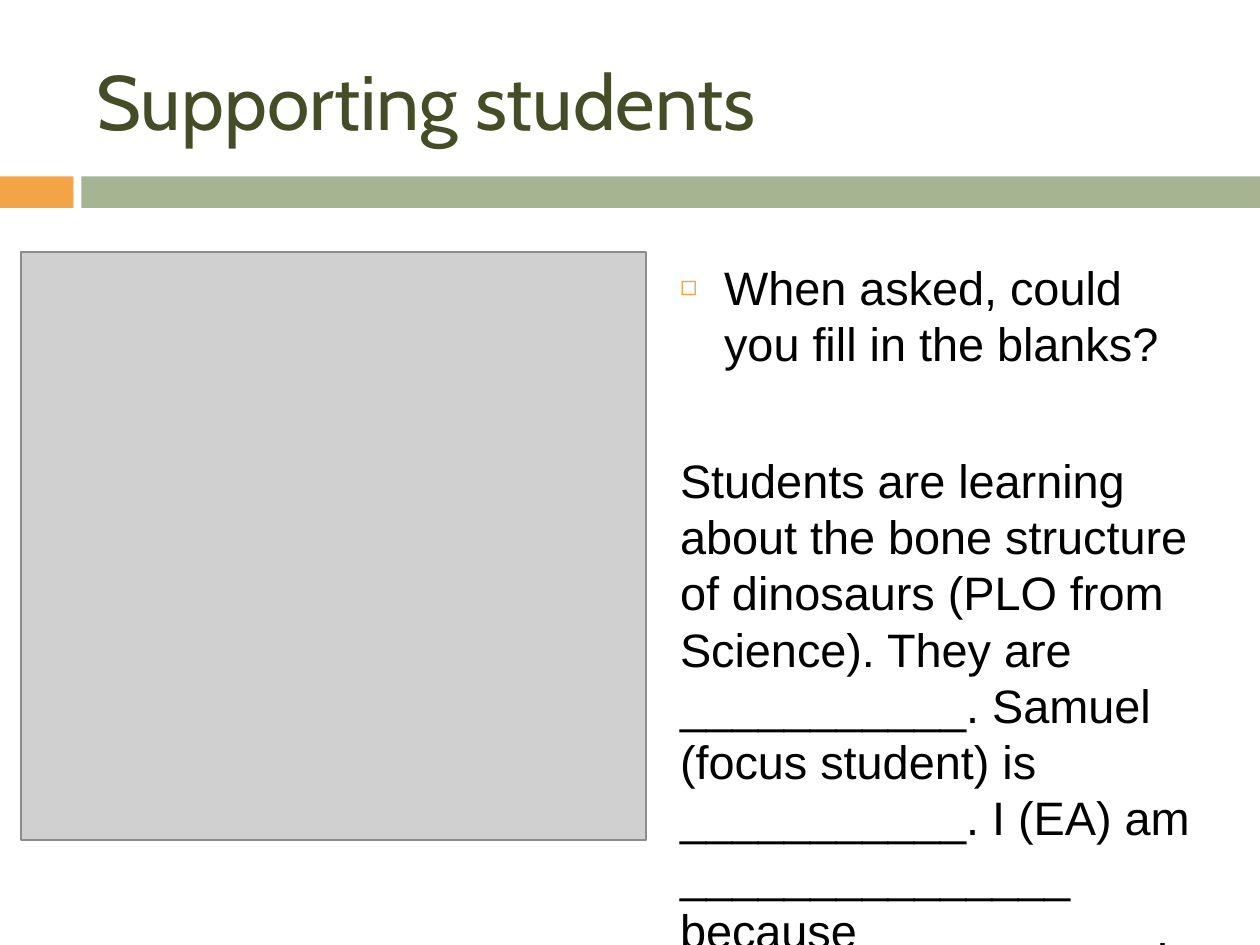
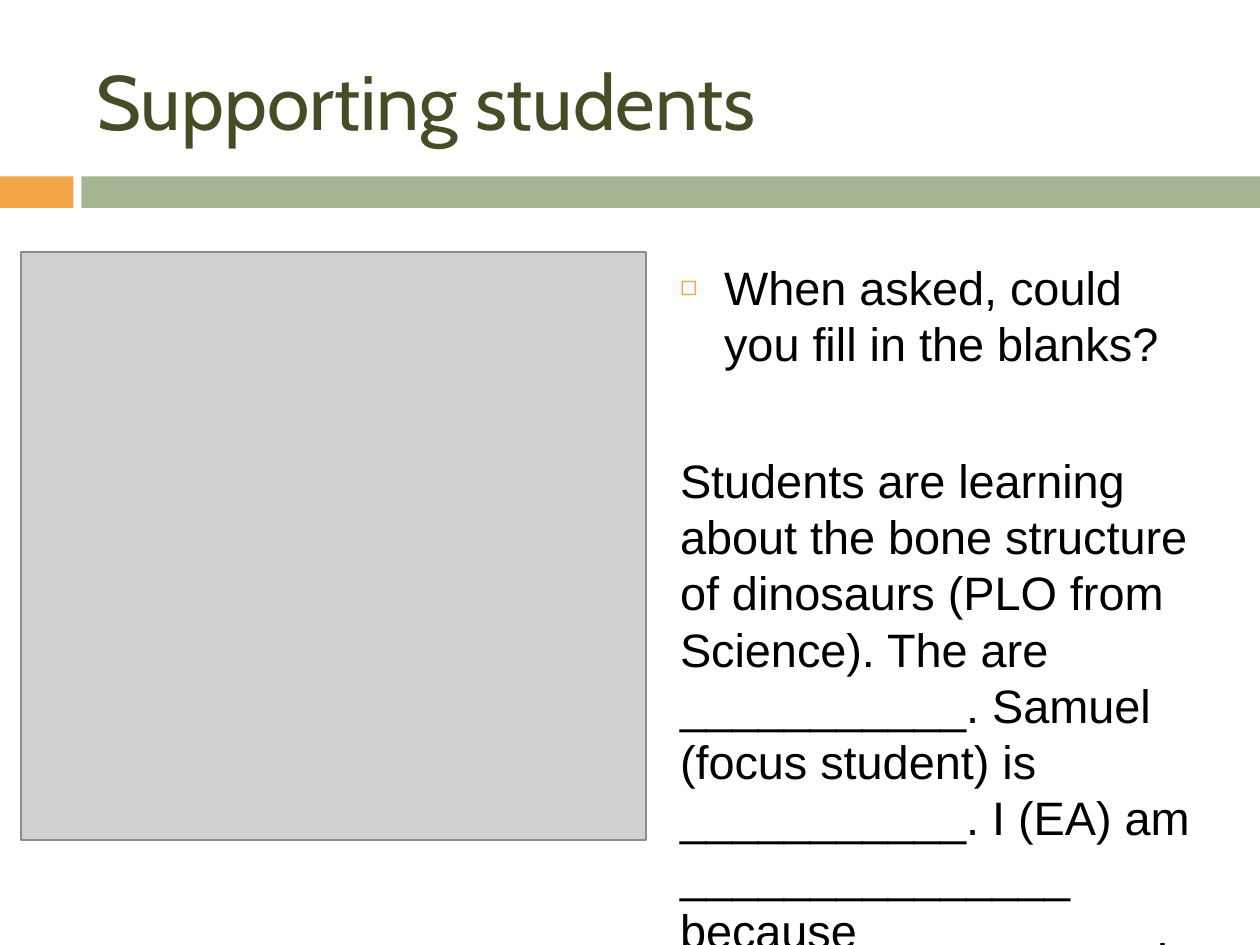
Before and after one commit to sar622/Sarthak-Nadkarni-s-Files, a slide deck: slide 5 of Accessing the how of instruction.pptx. Drawn at 1260x945 pixels with LibreOffice and Linux fonts; fonts in the diff are those of the drawing; grey boxes stand for pictures; background and template pictures are left out. Boxes give left, top, right and bottom in pixels: in the first picture for what was removed or moved away, otherwise in the second. Text is boxed around its words. In the diff, an @@ line names an element or a change of style, - is before the commit and + after.

```diff
--- a/Accessing the how of instruction.pptx
+++ b/Accessing the how of instruction.pptx
@@ text at (x1=680, y1=464, x2=1190, y2=844): text changed @@
-Students are learning about the bone structure of dinosaurs (PLO from Science). They are ___________. Samuel (focus student) is ___________. I (EA) am _______________ because ___________.
+Students are learning about the bone structure of dinosaurs (PLO from Science). The are ___________. Samuel (focus student) is ___________. I (EA) am _______________ because ___________.
```
Also in this commit, not shown: 4 other slides changed, 1 other file.
